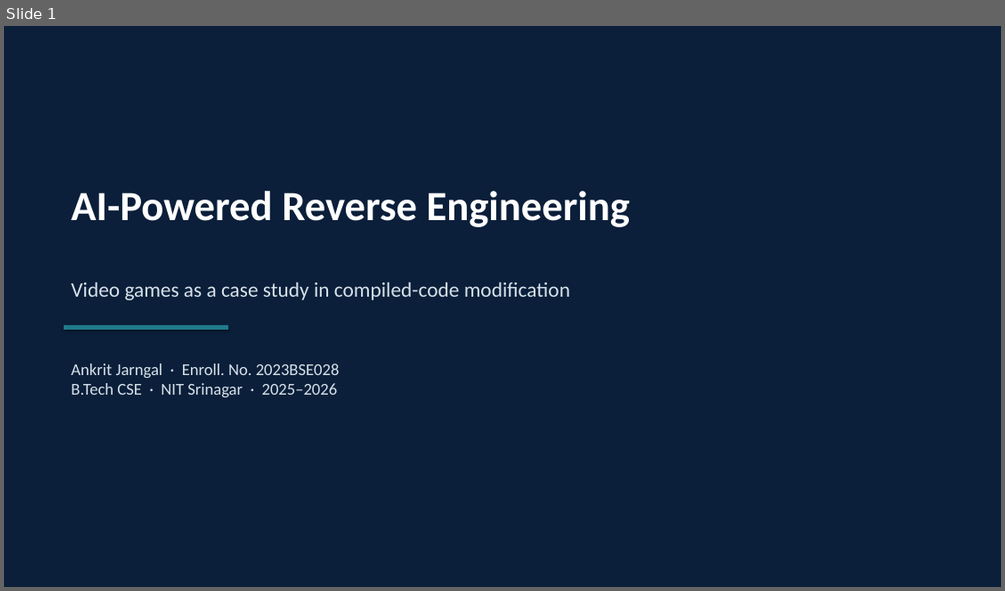
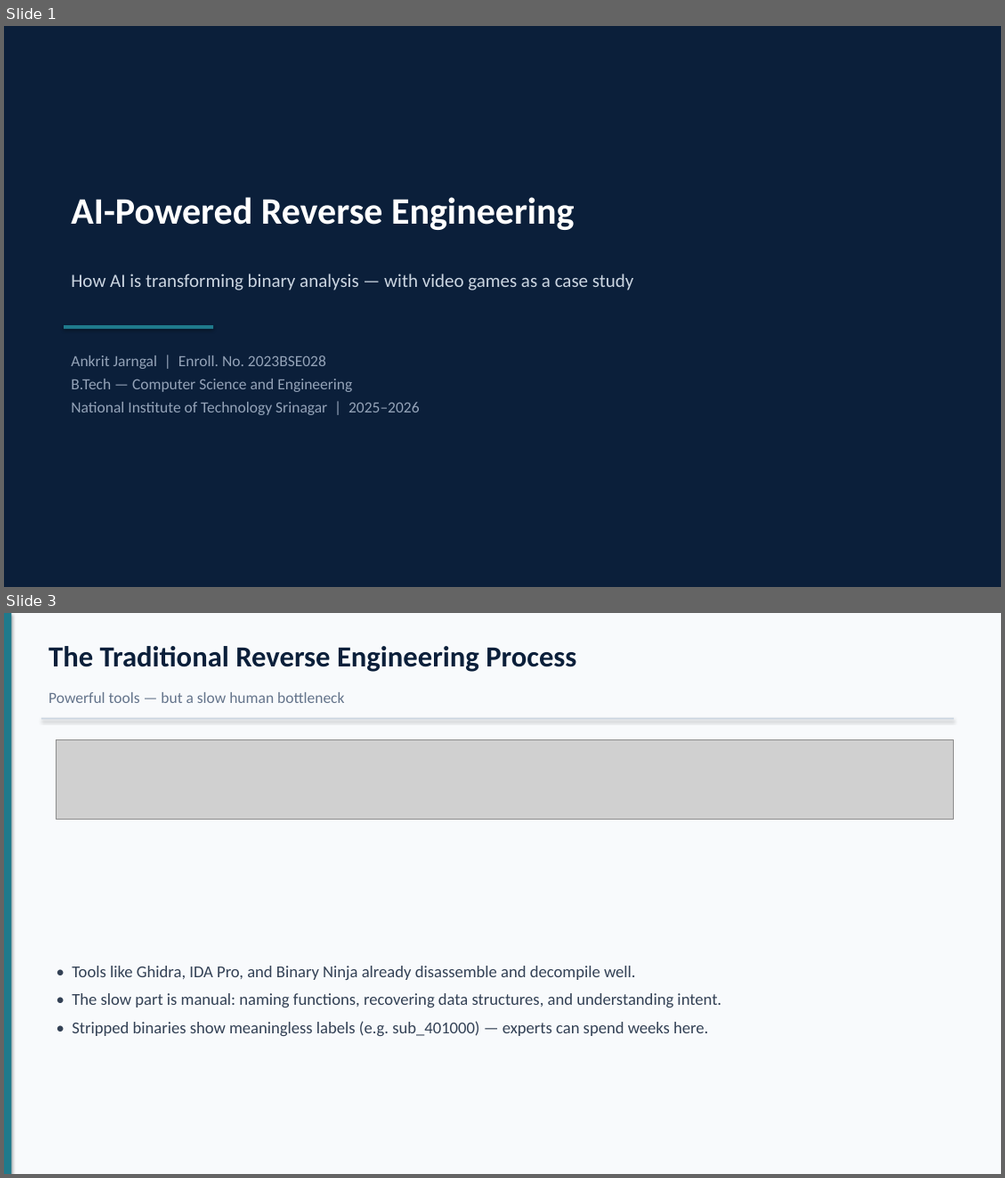
Before and after one commit to Ankritjarngal/coding-platform-assignment, a slide deck: seminar/Ankrit_Jarngal_2023BSE028_Seminar_PPT.pptx. Shown one above the other, each under a label of ours: slide 1 before the commit, slides 1 and 3 after it; the slides between them are not shown. The pictures are 1005x591 and 1005x1178 pixels, drawn with LibreOffice and Linux fonts; fonts in the diff are those of the drawing; grey boxes stand for pictures. Boxes give left, top, right and bottom in pixels: in the first picture for what was removed or moved away, otherwise in the second. Text is boxed around its words. In the diff, an @@ line names an element or a change of style, - is before the commit and + after.

```diff
--- a/seminar/Ankrit_Jarngal_2023BSE028_Seminar_PPT.pptx
+++ b/seminar/Ankrit_Jarngal_2023BSE028_Seminar_PPT.pptx
@@ slide 3 added at (x1=4, y1=613, x2=1001, y2=1174), background #F8FAFC @@
@@ rectangle added at (x1=4, y1=613, x2=11, y2=1174), fill #1F7A8C @@
@@ text added at (x1=48, y1=646, x2=576, y2=672), 28 pt, text #0B1F3A, bold @@
+The Traditional Reverse Engineering Process
@@ text added at (x1=48, y1=692, x2=344, y2=703), 15 pt, text #64748B @@
+Powerful tools — but a slow human bottleneck
@@ rectangle added at (x1=41, y1=718, x2=954, y2=719), fill #CBD5E1 @@
@@ picture added at (x1=57, y1=740, x2=954, y2=819) @@
@@ text added at (x1=72, y1=965, x2=721, y2=1036), 16 pt, text #334155 @@
+• Tools like Ghidra, IDA Pro, and Binary Ninja already disassemble and decompile well.
+• The slow part is manual: naming functions, recovering data structures, and understanding intent.
+• Stripped binaries show meaningless labels (e.g. sub_401000) — experts can spend weeks here.
@@ slide 1 changed as well @@
@@ text "AI-Powered Reverse Engineering" moved from (x1=71, y1=191, x2=630, y2=227) to (x1=71, y1=197, x2=574, y2=230) @@
@@ text "AI-Powered Reverse Engineering" at (x1=71, y1=197, x2=574, y2=230): size 40 to 36 pt; more space between paragraphs @@
@@ text at (x1=71, y1=273, x2=634, y2=290): text changed; size 20 to 18 pt; text colour #D7E2EA to #CBD5E1 @@
-Video games as a case study in compiled-code modification
+How AI is transforming binary analysis — with video games as a case study
@@ rectangle resized from (x1=64, y1=325, x2=228, y2=329) to (x1=64, y1=325, x2=213, y2=329) @@
@@ text at (x1=71, y1=355, x2=420, y2=415): text changed; size 16 to 15 pt; text colour #D7E2EA to #94A3B8 @@
-Ankrit Jarngal · Enroll. No. 2023BSE028
-B.Tech CSE · NIT Srinagar · 2025–2026
+Ankrit Jarngal | Enroll. No. 2023BSE028
+B.Tech — Computer Science and Engineering
+National Institute of Technology Srinagar | 2025–2026
```
Also in this commit, not shown: 7 other slides added, 13 slides removed, 14 other files.
